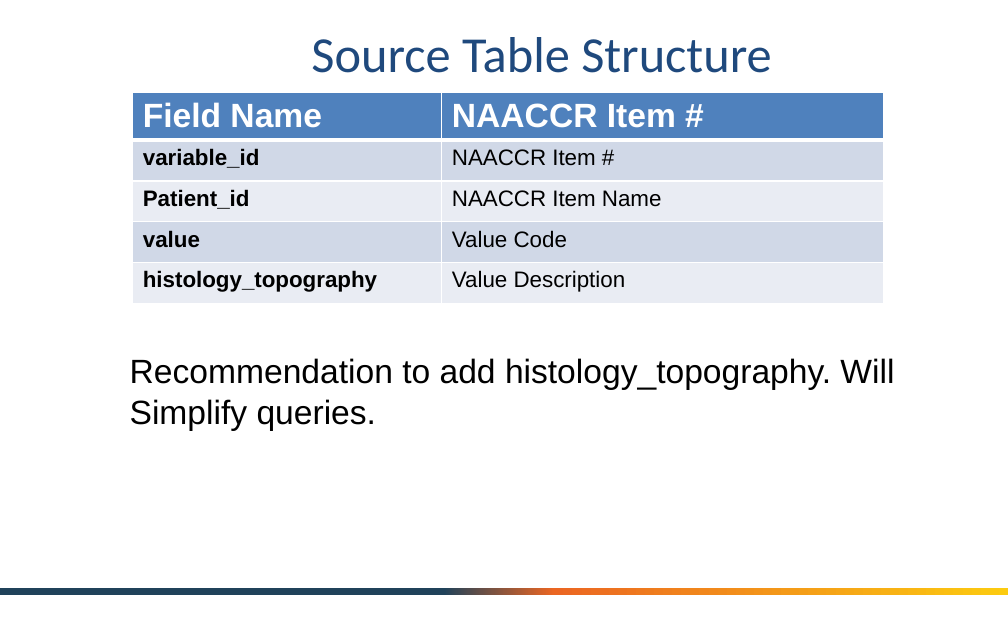
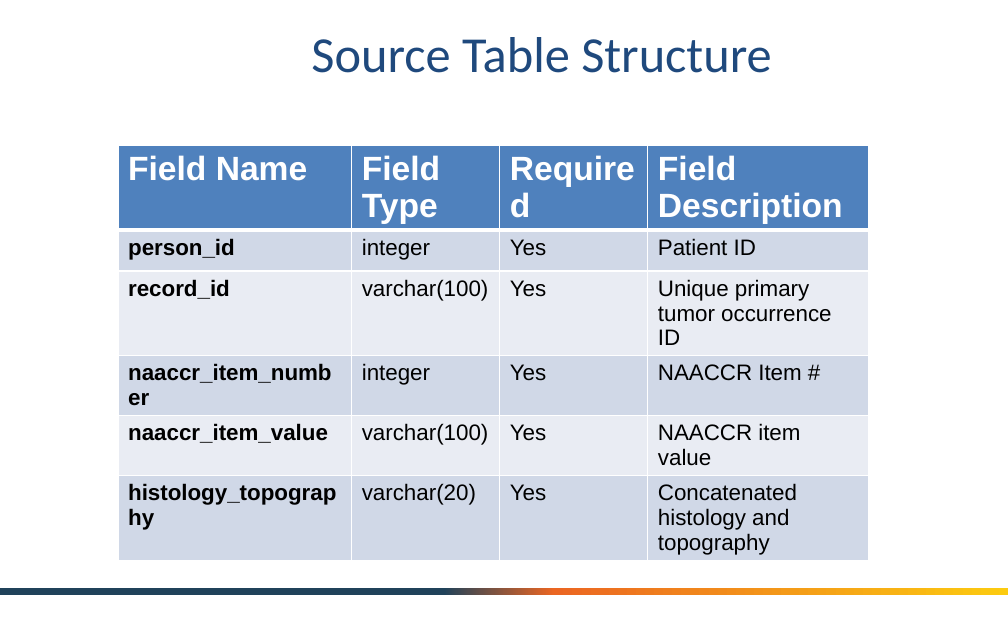
Before and after one commit to OHDSI/OncologyWG, a slide deck: slide 5 of documentation/OHDSI Oncology Module - Crosswal from Cancer Registry.pptx. Drawn at 1008x630 pixels with LibreOffice and Linux fonts; fonts in the diff are those of the drawing; background and template pictures are left out. Boxes give left, top, right and bottom in pixels: in the first picture for what was removed or moved away, otherwise in the second. Text is boxed around its words. In the diff, an @@ line names an element or a change of style, - is before the commit and + after.

```diff
--- a/documentation/OHDSI Oncology Module - Crosswal from Cancer Registry.pptx
+++ b/documentation/OHDSI Oncology Module - Crosswal from Cancer Registry.pptx
@@ table at bbox=[118, 145, 869, 559] @@
-Field Name | NAACCR Item #
-variable_id | NAACCR Item #
-Patient_id | NAACCR Item Name
-value | Value Code
-histology_topography | Value Description
+Field Name | Field Type | Required | Field Description
+person_id | integer | Yes | Patient ID
+record_id | varchar(100) | Yes | Unique primary tumor occurrence ID
+naaccr_item_number | integer | Yes | NAACCR Item #
+naaccr_item_value | varchar(100) | Yes | NAACCR item value
+histology_topography | varchar(20) | Yes | Concatenated histology and topography
@@ table: place and size @@
-table at bbox=[133, 93, 884, 297]
+table at bbox=[118, 145, 869, 559]
@@ text removed at bbox=[130, 358, 894, 431] @@
-Recommendation to add histology_topography. Will
-Simplify queries.
```
Also in this commit, not shown: 9 other slides changed, 8 slides added.
